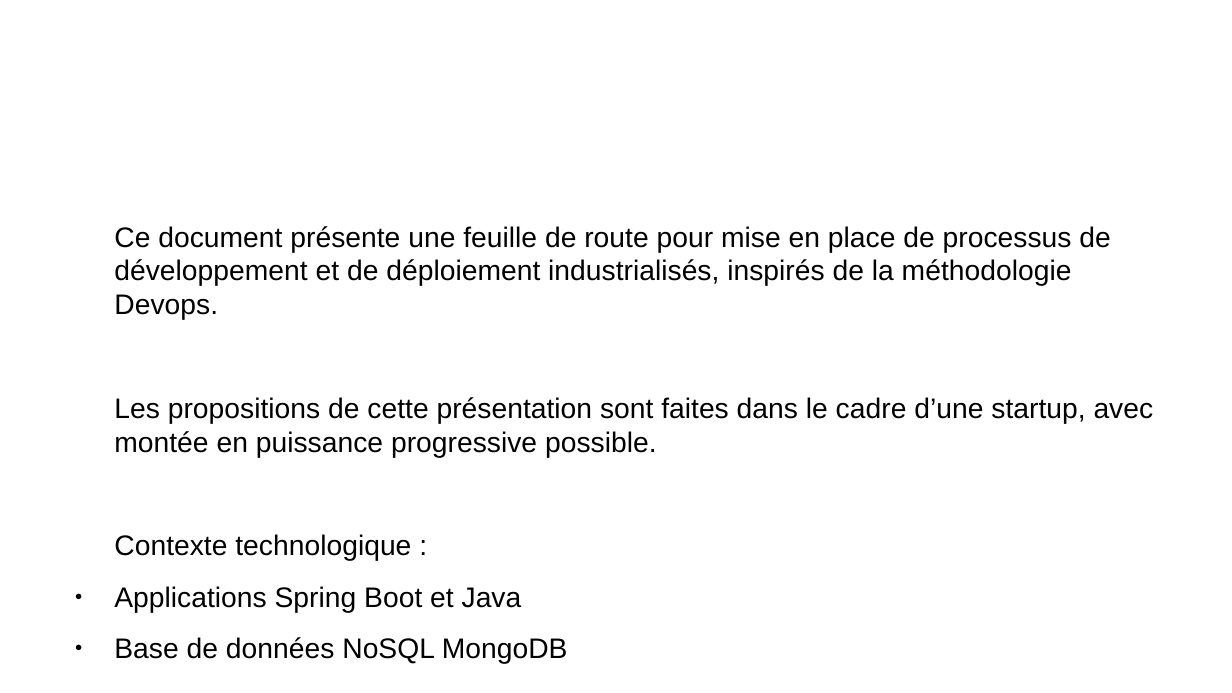
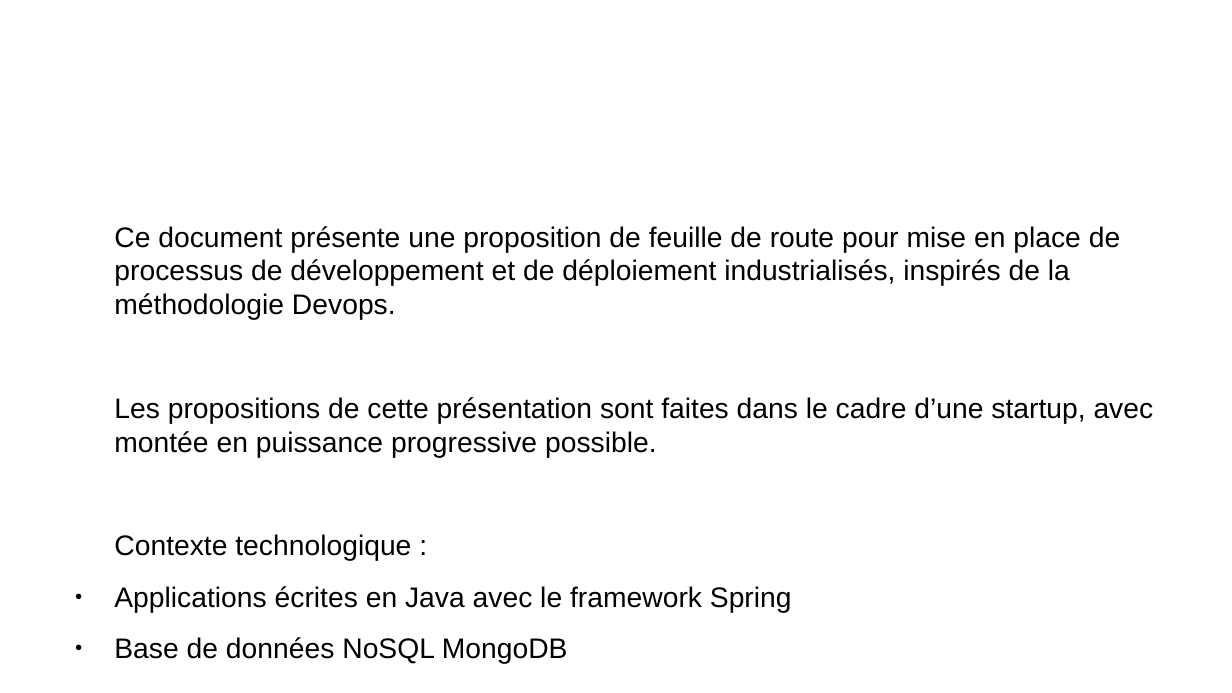
Before and after one commit to remipassmoilesel/ci-cd-plan, a slide deck: slide 1 of ci-cd-plan.odp. Drawn at 1232x693 pixels with LibreOffice and Linux fonts; fonts in the diff are those of the drawing; background and template pictures are left out. Boxes give left, top, right and bottom in pixels: in the first picture for what was removed or moved away, otherwise in the second. Text is boxed around its words. In the diff, an @@ line names an element or a change of style, - is before the commit and + after.

```diff
--- a/ci-cd-plan.odp
+++ b/ci-cd-plan.odp
@@ text at [114, 226, 1120, 320]: text changed @@
-Ce document présente une feuille de route pour mise en place de processus de développement et de déploiement industrialisés, inspirés de la méthodologie Devops.
+Ce document présente une proposition de feuille de route pour mise en place de processus de développement et de déploiement industrialisés, inspirés de la méthodologie Devops.
@@ text at [114, 586, 792, 613]: text changed @@
-● Applications Spring Boot et Java
+● Applications écrites en Java avec le framework Spring
```
Also in this commit, not shown: 6 other slides changed, 1 slide removed, 3 other files.
